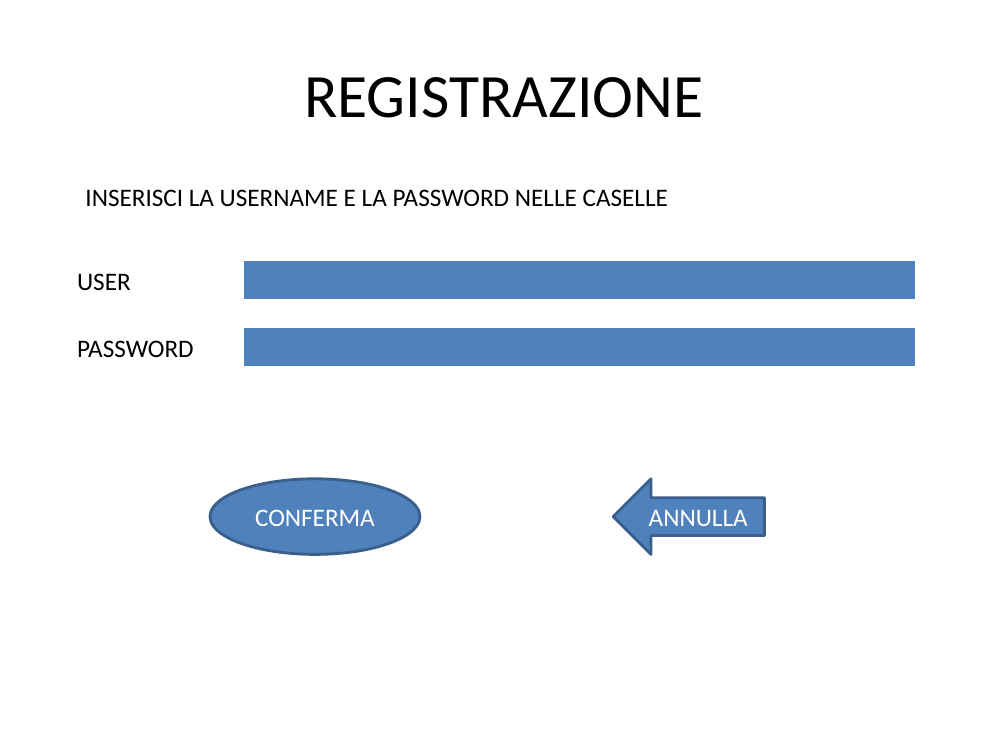
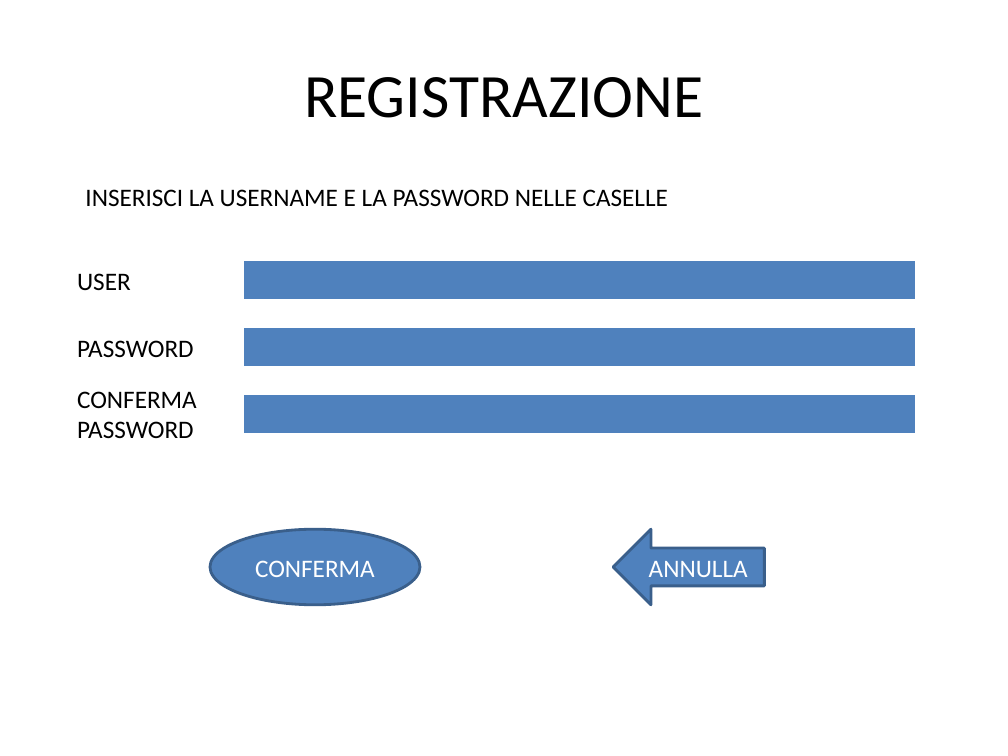
Before and after one commit to skimdz86/prototaips, a slide deck: slide 2 of Immagini/LABHCI-Pagine.pptx. Drawn at 1008x756 pixels with LibreOffice and Linux fonts; fonts in the diff are those of the drawing. Boxes give left, top, right and bottom in pixels: in the first picture for what was removed or moved away, otherwise in the second. Text is boxed around its words. In the diff, an @@ line names an element or a change of style, - is before the commit and + after.

```diff
--- a/Immagini/LABHCI-Pagine.pptx
+++ b/Immagini/LABHCI-Pagine.pptx
@@ text added at <box>77,391,197,438</box>, 18 pt, text #000000 @@
+CONFERMA PASSWORD
@@ table added at <box>244,395,916,435</box>, 1 rows, 1 columns @@
+
@@ ellipse "CONFERMA": place and size @@
-ellipse "CONFERMA" at <box>210,479,419,554</box>
+ellipse "CONFERMA" at <box>210,529,419,605</box>
@@ left arrow "ANNULLA": place and size @@
-left arrow "ANNULLA" at <box>613,479,764,554</box>
+left arrow "ANNULLA" at <box>613,529,764,605</box>
```
Also in this commit, not shown: 14 other slides changed, 4 slides added.
